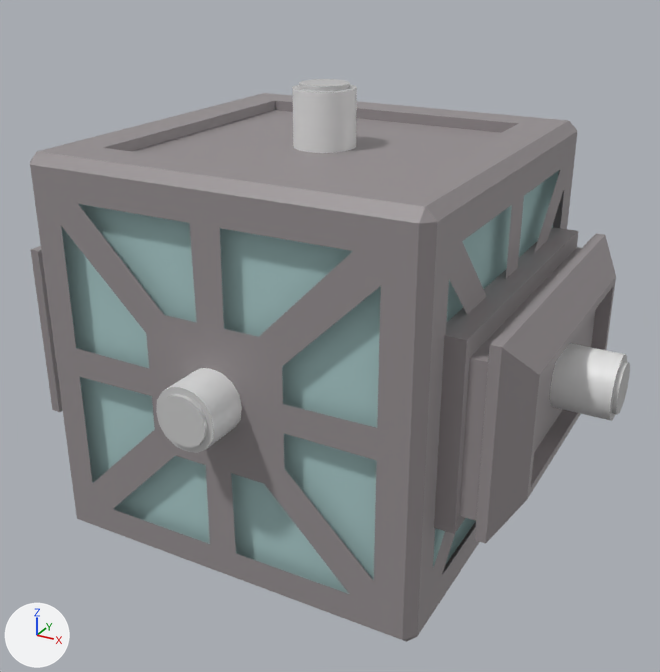
What one commit did to the FBX model Assets/ThirdParty/Imports/Models/Lagermodul.fbx.
One viewpoint serves both versions: a 50 mm camera at (14.8, -26.4, 12.8) aimed at (0.3, -0.1, -0.4). The axes (+X, +Y, +Z) are drawn at lower left. The lights are the same throughout. Where no turn or scale is listed for an object, it has been applied to the vertices. Vertices at the same position are counted once.

The first picture shows 'Lager_Hull.001', 'Lager_glass.001', 'Röhre.025', 'Röhre.026', 'Röhre.028'.
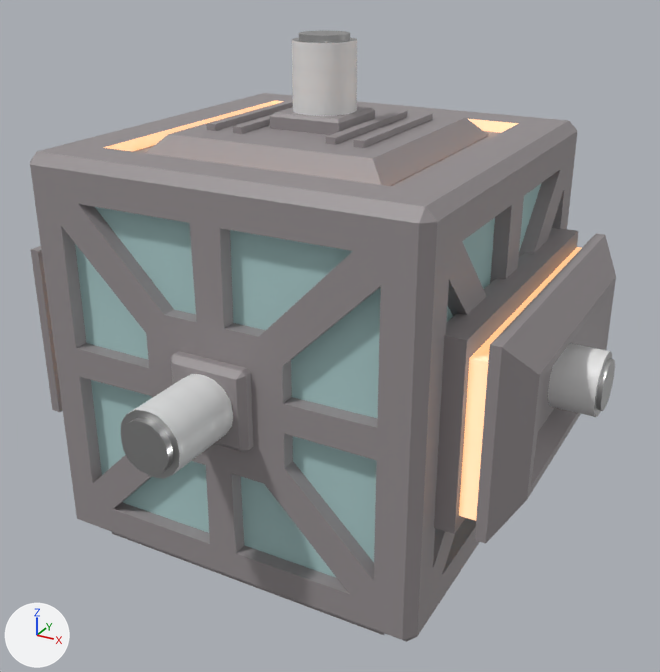
Pixel boxes [x1, y1, x2, y2] of what changed, in the pictures (660 x 672 px):
'Röhre.025', moved, rescaled (30% wider, 23% taller): before [156, 368, 242, 453]; after [121, 374, 233, 479]
'Röhre.028', moved: before [292, 79, 357, 153]; after [292, 30, 357, 116]
'Röhre.026', moved: before [550, 343, 630, 421]; after [548, 343, 615, 417]
part 1 of me_lager_hull_001, added: after [354, 113, 433, 148]
part 2 of me_lager_hull_001, added: after [326, 110, 407, 145]
part 3 of me_lager_hull_001, added: after [206, 100, 293, 131]
part 4 of me_lager_hull_001, added: after [233, 115, 271, 134]
part 5 of me_lager_hull_001, built on: before [531, 287, 613, 486]; after [61, 106, 613, 635]
part 6 of me_lager_hull_001, recoloured: [103, 101, 582, 521] in both

Patch to the scene script:
```diff
--- a/Assets/ThirdParty/Imports/Models/Lagermodul.fbx.py
+++ b/Assets/ThirdParty/Imports/Models/Lagermodul.fbx.py
@@ mat_mat__basecolor @@
 mat_mat__basecolor.roughness = 0.2
+mat_mat__basecolor.metallic = 1.0
@@ mat_lamp_lights @@
+mat_lamp_lights = principled_material('lamp Lights')
+mat_lamp_lights.base_color = (0.8, 0.8, 0.8)  # white #e7e7e7
+mat_lamp_lights.emission_color = (1.0, 0.395, 0.0734)  # orange #ffa94d
+mat_lamp_lights.emission_strength = 0.979
@@ me_lager_hull_001 @@
 # used by ob_lager_hull_001; location = (0.0, 0.0, 0.0)
-me_lager_hull_001.from_pydata(...)  # 296 vertices, 214 faces; spans x -9.0..9.1, y -6.7..7.1, z -6.7..6.7
+me_lager_hull_001.from_pydata(...)  # 750 vertices, 704 faces; spans x -9.0..9.1, y -7.2..7.1, z -7.2..7.5
+# me_lager_hull_001 part 1: a new loose piece, a box spanning x 2.39..2.72, y -2.45..2.7, z 6.87..7.24, in mat_mat_lager_base (its picture is missing)
+# me_lager_hull_001 part 2: a new loose piece, a box spanning x 1.45..1.78, y -2.45..2.7, z 6.87..7.24, in mat_mat_lager_base (its picture is missing)
+# me_lager_hull_001 part 3: a new loose piece, a box spanning x -2.9..-2.57, y -2.45..2.7, z 6.87..7.24, in mat_mat_lager_base (its picture is missing)
+# me_lager_hull_001 part 4: a new loose piece, a box spanning x -1.89..-1.56, y -2.45..2.7, z 6.87..7.24, in mat_mat_lager_base (its picture is missing)
+# me_lager_hull_001 part 5: 8 vertices moved from x -8.4..8.6, y -4.2..4.2, z -1.8..1.8 to x -8.4..8.5, y -1.9..1.9, z -1.3..1.3; 16 vertices removed from x -1.5..1.5, y 7.1, z -1.5..1.5; 366 vertices added at x -6.2..6.2, y -7.2..7.1, z -7.2..7.5
+# me_lager_hull_001 part 6: 12 faces spanning x -7.9..7.9, y -5.4..5.4, z -2.6..6.7 switch from mat_mat_lager_base (its picture is missing) to mat_lamp_lights (white #e7e7e7)
@@ ob_röhre_028 @@
 ob_röhre_028 = bpy.data.objects.new('Röhre.028', me_entrance_006)
-ob_röhre_028.location = (0.04, 0.01, 8.4)
+ob_röhre_028.location = (0.04, 0.01, 9.93)
 ob_röhre_028.rotation_euler = (0.0, 0.0, 3.142)  # degrees (0, 0, 180)
@@ ob_röhre_025 @@
 ob_röhre_025 = bpy.data.objects.new('Röhre.025', me_entrance_003)
-ob_röhre_025.location = (-0.04, -8.26, -0.01)
+ob_röhre_025.location = (-0.04, -9.94, -0.01)
 ob_röhre_025.rotation_euler = (1.571, 0.0, 0.0)  # degrees (90, 0, 0)
-ob_röhre_025.scale = (7.45, 7.5, 5.0)
+ob_röhre_025.scale = (7.45, 7.5, 9.58)
@@ ob_röhre_026 @@
 ob_röhre_026 = bpy.data.objects.new('Röhre.026', me_entrance_004)
-ob_röhre_026.location = (10.56, -0.04, -0.01)
+ob_röhre_026.location = (10.09, -0.04, -0.01)
```
